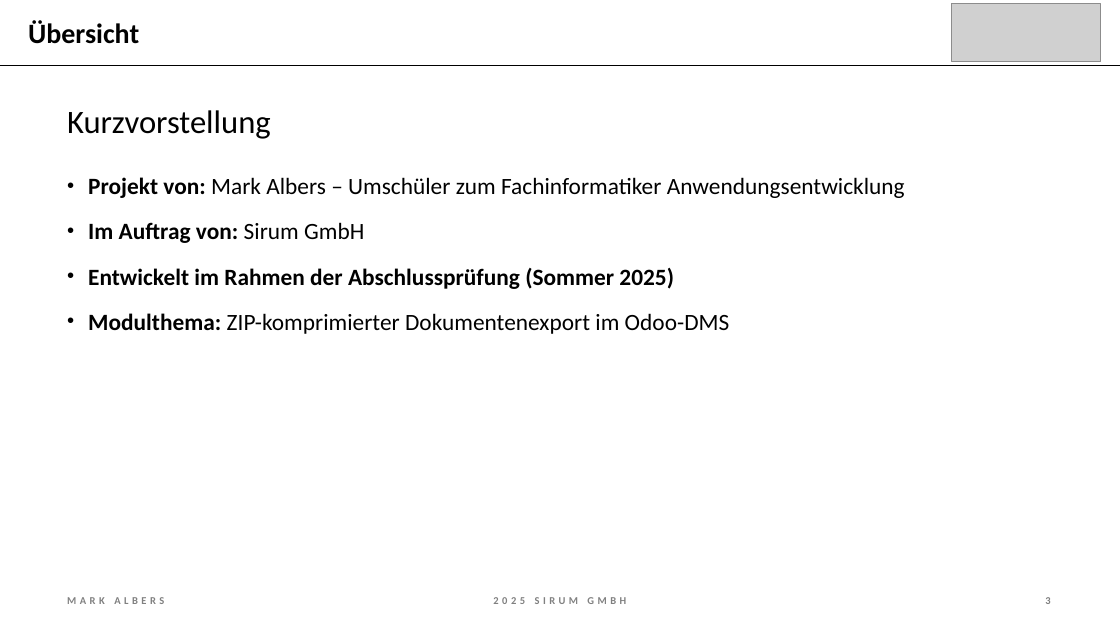
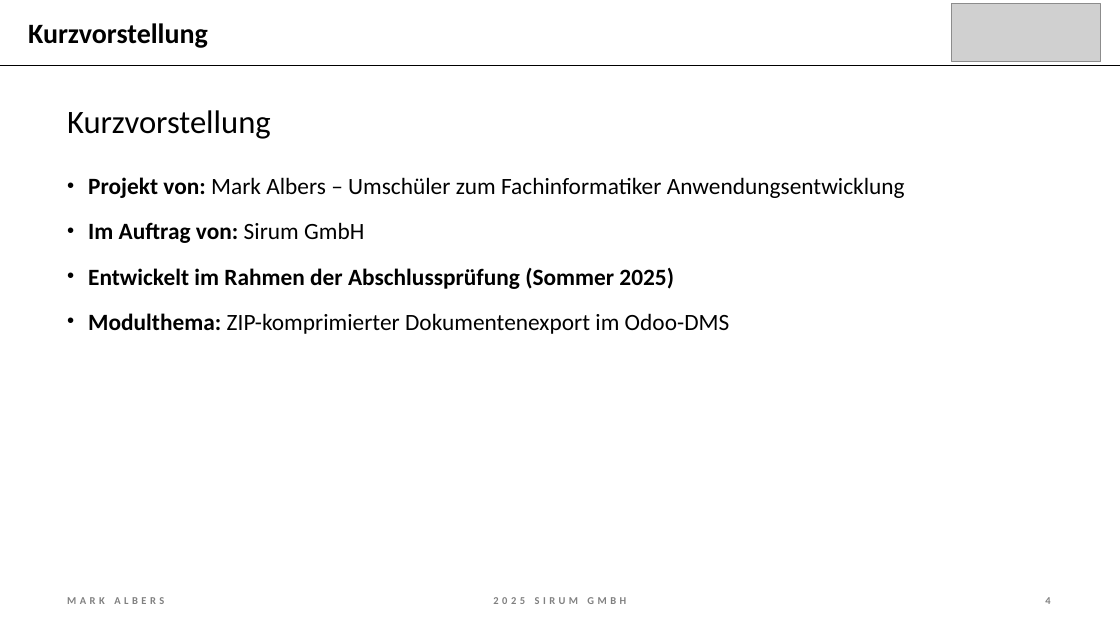
Before and after one commit to mork02/IHK-Projekt, a slide deck: slide 4 of Präsentation/Entwicklung eines Odoo-Moduls zur ZIP-komprimierten Dateiverwaltung im Dokumentenmanagementsystem.pptx (slide 3 before the commit). Drawn at 1120x630 pixels with LibreOffice and Linux fonts; fonts in the diff are those of the drawing; grey boxes stand for pictures. Boxes give left, top, right and bottom in pixels: in the first picture for what was removed or moved away, otherwise in the second. Text is boxed around its words. In the diff, an @@ line names an element or a change of style, - is before the commit and + after.

```diff
--- a/Präsentation/Entwicklung eines Odoo-Moduls zur ZIP-komprimierten Dateiverwaltung im Dokumentenmanagementsystem.pptx
+++ b/Präsentation/Entwicklung eines Odoo-Moduls zur ZIP-komprimierten Dateiverwaltung im Dokumentenmanagementsystem.pptx
@@ title at (28,23,208,48): text changed @@
-Übersicht
+Kurzvorstellung
@@ page number at (1045,597,1050,604): text changed @@
-3
+4
```
Also in this commit, not shown: 9 other slides changed, 1 slide added, 1 slide removed, 1 other file.
